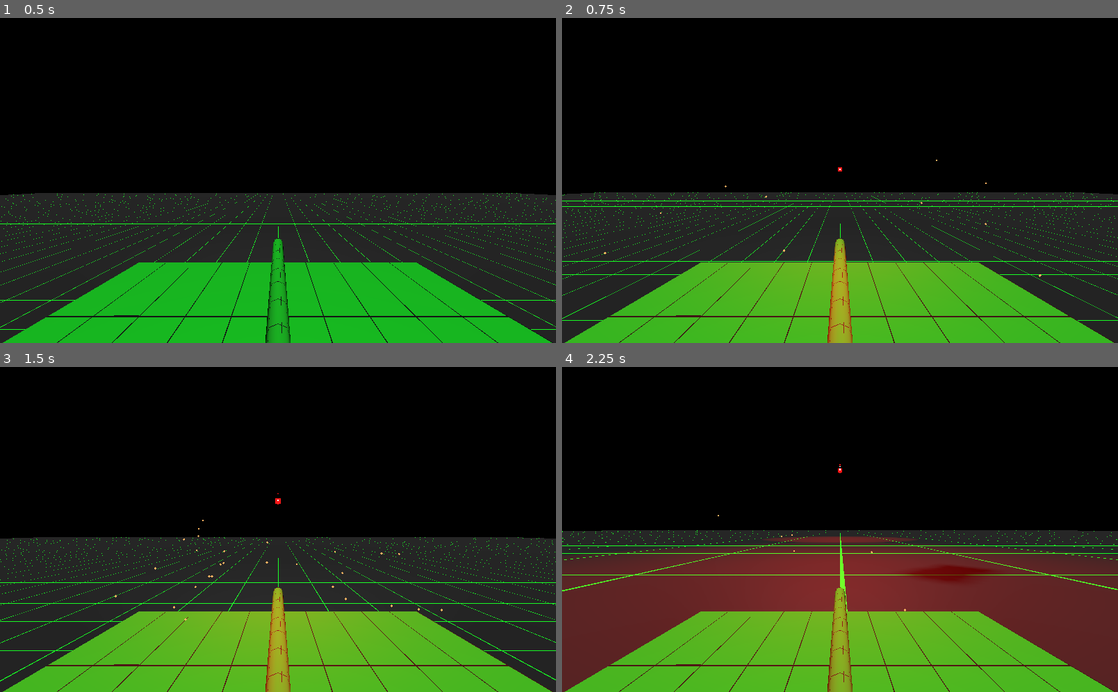
Above: before the commit, frames 1-4 (two rows, left to right).
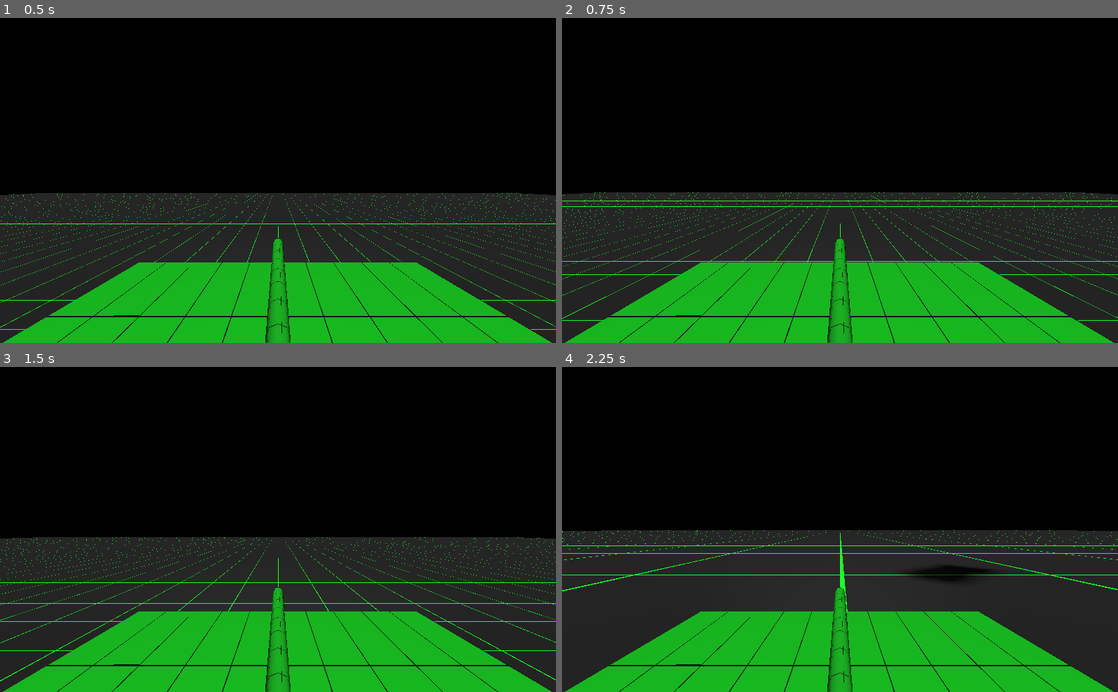
Above: after the commit, the same moments.

Repository: Kromey/spectre
Game: Godot game, scene res://Main.tscn
The game is run twice, just before and just after one commit, with the same random seed, the same clock (stepped at 60 frames per second) and the same inputs.
Inputs:
- Up to frame 1 (0.5 s): no input
- Up to frame 2 (0.75 s): hold D (movement_right) from 0.53 s (still down); hold Space (action_shoot) from 0.53 s (still down)
- Up to frame 3 (1.5 s): release D (movement_right) at 1.28 s; release Space (action_shoot) at 1.28 s; hold S (movement_backward) from 1.28 s (still down); tap Space (action_shoot) at 1.35 s
- Up to frame 4 (2.25 s): release S (movement_backward) at 2.03 s; hold D (movement_right) from 2.03 s (still down); hold Space (action_shoot) from 2.03 s (still down)

Frame 1 is identical in both runs. In frame 2, 19% of the frame differs, in the area x 0-100%, y 43-100%; in frame 3, 19%; in frame 4, 45%, in the area x 0-100%, y 29-100%.
Error after the commit: Invalid operands 'Nil' and 'int' in operator '>'. (res://tanks/PlayerTank.gd:82)

Commit message:
Reloading, shooting logic moved to BaseTank
While we already had the functions there, we now handle the rate-of-fire and reload speed directly in BaseTank

Diff:
--- a/Main.gd
+++ b/Main.gd
@@ -5,7 +5,7 @@
 
 # Called when the node enters the scene tree for the first time.
 func _ready():
-	$PlayerTank.connect("dead", self, "player_death")
+	var _e = $PlayerTank.connect("dead", self, "player_death")
 
 func respawn():
 	self.add_child(PillBomb.instance())
--- a/project.godot
+++ b/project.godot
@@ -50,6 +50,12 @@
 , Object(InputEventMouseButton,"resource_local_to_scene":false,"resource_name":"","device":0,"alt":false,"shift":false, …(202 unchanged characters)…
  ]
 }
+action_reload={
+"deadzone": 0.5,
+"events": [ Object(InputEventKey,"resource_local_to_scene":false,"resource_name":"","device":0,"alt":false,"shift":false,"control":false,"meta":false,"command":false,"pressed":false,"scancode":82,"unicode":0,"echo":false,"script":null)
+, Object(InputEventMouseButton,"resource_local_to_scene":false,"resource_name":"","device":0,"alt":false,"shift":false,"control":false,"meta":false,"command":false,"button_mask":0,"position":Vector2( 0, 0 ),"global_position":Vector2( 0, 0 ),"factor":1.0,"button_index":2,"pressed":false,"doubleclick":false,"script":null)
+ ]
+}
 
 [physics]
 
--- a/tanks/AITank.gd
+++ b/tanks/AITank.gd
@@ -1,15 +1,10 @@
 extends "res://tanks/BaseTank.gd"
-
-export(float) var FIRE_RATE = 1.5
-export(float) var RELOAD_TIME = 3
 
 var kill_target
 
 # Called when the node enters the scene tree for the first time.
 func _ready():
 	kill_target = get_tree().get_nodes_in_group("player")[0]
-	$FireTimer.wait_time = FIRE_RATE
-	$ReloadTimer.wait_time = RELOAD_TIME
 
 func _physics_process(delta):
 	if is_instance_valid(kill_target):
@@ -17,11 +12,16 @@
 		var to_target = kill_target.translation.direction_to(translation)
 		var dot = transform.basis.z.dot(to_target)
 
-		var cone = 0.75
-		if dot > cone:
+		var turning_cone = 0.75
+		var fire_cone = 0.90
+		if dot > turning_cone:
 			# Target is in front of us
 			drive(Direction.FORWARD, delta)
-		elif dot < -cone:
+
+			if dot > fire_cone:
+				# Target is directly in front of us!
+				shoot()
+		elif dot < -turning_cone:
 			# Target is behind us
 			drive(Direction.BACK, delta)
 
@@ -32,6 +32,5 @@
 		elif cross < 0:
 			turn(Direction.RIGHT, delta)
 
-	if ammo == 0 and $ReloadTimer.time_left == 0:
-		print("Reloading...")
-		$ReloadTimer.start()
+	if ammo == 0 and !reloading:
+		reload()
--- a/tanks/AITank.tscn
+++ b/tanks/AITank.tscn
@@ -5,14 +5,3 @@
 
 [node name="AITank" instance=ExtResource( 1 )]
 script = ExtResource( 2 )
-
-[node name="FireTimer" type="Timer" parent="." index="4"]
-wait_time = 5.0
-autostart = true
-
-[node name="ReloadTimer" type="Timer" parent="." index="5"]
-wait_time = 5.0
-one_shot = true
-
-[connection signal="timeout" from="FireTimer" to="." method="shoot" binds= [ 12.0, 40.0 ]]
-[connection signal="timeout" from="ReloadTimer" to="." method="reload"]
--- a/tanks/BaseTank.gd
+++ b/tanks/BaseTank.gd
@@ -2,8 +2,10 @@
 
 var falling = 0.0
 const GRAVITY = 2
+
 var damage = 0
 export(int) var MAX_DAMAGE = 1
+
 var velocity = Vector3.ZERO
 export(float) var MAX_SPEED = 10
 export(float) var ACCEL = 2
@@ -13,7 +15,12 @@
 export(float) var TURN_ACCEL = 8
 
 export(float) var MAX_AMMO = 3
+export(float) var FIRE_RATE = 1.5
+export(float) var RELOAD_TIME = 3
+export(float) var GUN_RANGE = 50
 var ammo
+var reloading = false
+
 
 enum Direction {
 	FORWARD = -1,
@@ -71,12 +78,15 @@
 
 	rotate_y(angular_velocity)
 
-func shoot(bullet_speed, gun_range, gun_damage = 1):
-	if ammo > 0:
+func shoot(gun_damage = 1):
+	if ammo > 0 and !reloading and $FireRate.is_stopped():
+		$FireRate.start(FIRE_RATE)
 		ammo -= 1
 
+		var bullet_speed = MAX_SPEED * 1.2
+
 		var bullet = Bullet.instance()
-		bullet.BULLET_TIME = gun_range / bullet_speed
+		bullet.BULLET_TIME = GUN_RANGE / bullet_speed
 		bullet.BULLET_SPEED = bullet_speed
 		bullet.BULLET_DAMAGE = gun_damage
 		bullet.global_transform = $BulletSpawn.global_transform
@@ -85,7 +95,13 @@
 		$MuzzleFlare.restart()
 
 func reload():
+	if !reloading:
+		reloading = true
+		var _e = get_tree().create_timer(RELOAD_TIME).connect("timeout", self, "reload_immediate")
+
+func reload_immediate():
 	ammo = MAX_AMMO
+	reloading = false
 
 func take_damage(_force, amount):
 	damage += amount
--- a/tanks/BaseTank.tscn
+++ b/tanks/BaseTank.tscn
@@ -84,3 +84,7 @@
 explosiveness = 1.0
 process_material = SubResource( 2 )
 draw_pass_1 = SubResource( 4 )
+
+[node name="FireRate" type="Timer" parent="."]
+wait_time = 1.5
+one_shot = true
--- a/tanks/Bullet.gd
+++ b/tanks/Bullet.gd
@@ -10,9 +10,9 @@
 # Called when the node enters the scene tree for the first time.
 func _ready():
 	var timer = get_tree().create_timer(BULLET_TIME)
-	timer.connect("timeout", self, "queue_free")
+	var _e = timer.connect("timeout", self, "queue_free")
 
-	$Area.connect("body_entered", self, "collided")
+	_e = $Area.connect("body_entered", self, "collided")
 
 	velocity = transform.basis.z * -BULLET_SPEED
 
--- a/tanks/Bullet.tscn
+++ b/tanks/Bullet.tscn
@@ -27,14 +27,16 @@
 [node name="Area" type="Area" parent="."]
 
 [node name="CollisionShape" type="CollisionShape" parent="Area"]
+transform = Transform( 1, 0, 0, 0, 1, 0, 0, 0, 1, 0, 0, -0.02 )
 shape = SubResource( 1 )
 
 [node name="MeshInstance" type="MeshInstance" parent="."]
-transform = Transform( 1, 0, 0, 0, -4.37114e-08, 1, 0, -1, -4.37114e-08, 0, 0, 0 )
+transform = Transform( 1, 0, 0, 0, -4.37114e-08, 1, 0, -1, -4.37114e-08, 0, 0, -0.02 )
 mesh = SubResource( 3 )
 material/0 = null
 
 [node name="OmniLight" type="OmniLight" parent="."]
+transform = Transform( 1, 0, 0, 0, 1, 0, 0, 0, 1, 0, 0, -0.02 )
 light_color = Color( 0.980392, 0.0196078, 0.0196078, 1 )
 light_energy = 8.0
 light_indirect_energy = 8.0
@@ -43,7 +45,7 @@
 omni_attenuation = 0.406126
 
 [node name="Particles" type="Particles" parent="."]
-transform = Transform( 1, 0, 0, 0, -4.37114e-08, 1, 0, -1, -4.37114e-08, 0, 0, 0.0298633 )
+transform = Transform( 1, 0, 0, 0, -4.37114e-08, 1, 0, -1, -4.37114e-08, 0, 0, 0 )
 lifetime = 0.5
 process_material = SubResource( 4 )
 draw_pass_1 = SubResource( 6 )
--- a/tanks/PlayerTank.gd
+++ b/tanks/PlayerTank.gd
@@ -29,4 +29,6 @@
 
 func _input(event):
 	if event.is_action_pressed("action_shoot"):
-		shoot(MAX_SPEED * 1.2, 50)
+		shoot()
+	elif event.is_action_pressed("action_reload"):
+		reload()
